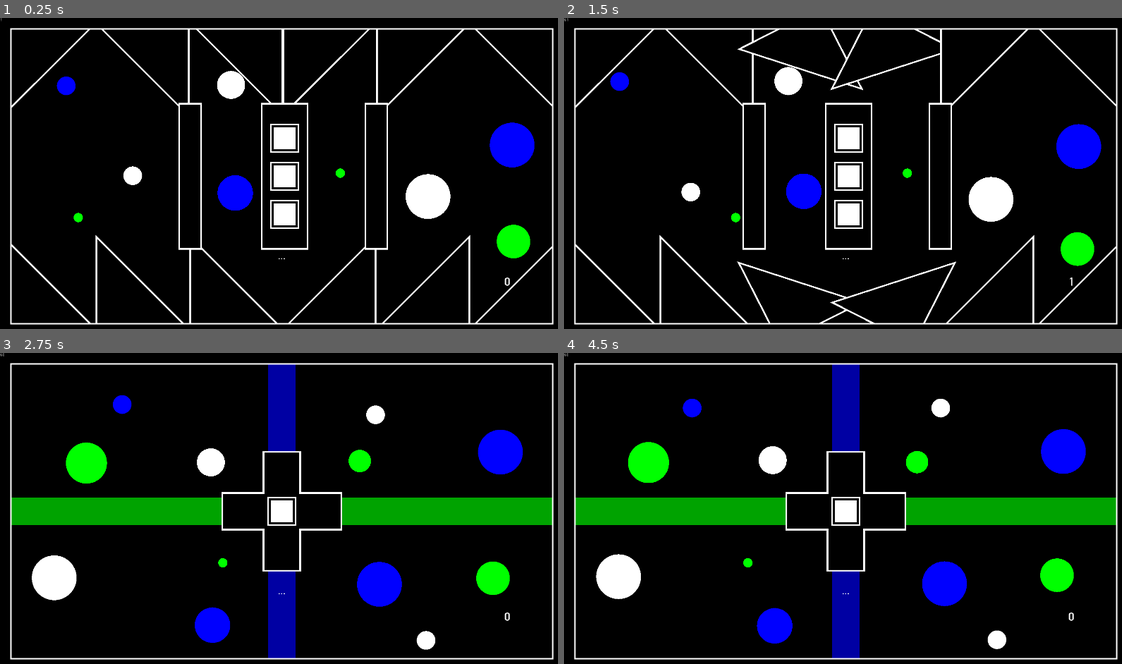
Above: before the commit, frames 1-4 (two rows, left to right).
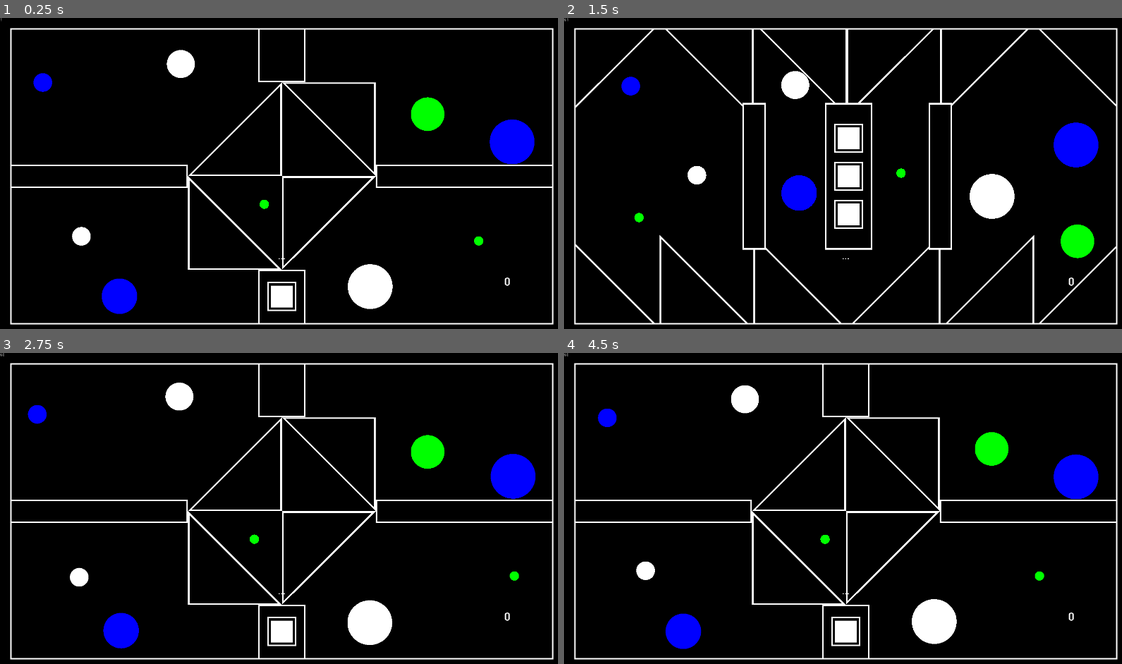
Above: after the commit, the same moments.

Repository: Dark-Gran/Spirit-Circles
Game: Godot game, scene res://src/Main.tscn
Two runs of this game, one before a commit and one after it. Both use one fixed random seed, a clock stepped at 60 frames per second and the inputs below.
Inputs (mouse positions are in pixels of both pictures, inside the frame that each line leads up to):
- Up to frame 1 (0.25 s): no input
- Up to frame 2 (1.5 s): click (848, 176) at 0.52 s; move the mouse to (971, 161) at 1.27 s; hold Right (ui_right) from 1.28 s (still down)
- Up to frame 3 (2.75 s): tap Space (ui_accept) at 1.52, 2.27 s; move the mouse to (167, 527) at 2.02 s; release Right (ui_right) at 2.03 s; hold Left (ui_left) from 2.03 s (still down)
- Up to frame 4 (4.5 s): move the mouse to (904, 443) at 2.77 s; release Left (ui_left) at 2.78 s; hold Right (ui_right) 2.78-4.28 s; move the mouse to (815, 573) at 3.52 s; tap Space (ui_accept) at 3.77 s; move the mouse to (1015, 558) at 4.27 s; hold Left (ui_left) from 4.28 s (still down)

The runs differ from the first frame. In frame 1, 12% of the frame differs, in the area x 2-99%, y 3-99%; in frame 2, 3.5%; in frame 3, 20%; in frame 4, 20%.

Commit message:
level 11 draft (old level 11 now level 12 + rotatable rotation-direction fix + new walls)

Diff:
--- a/src/world/levels/Level_011.gd
+++ b/src/world/levels/Level_011.gd
@@ -1,18 +1,7 @@
 extends Level
 
 func _ready():
-	# Mid
+	$Statics/Button.switchables.append($Statics/Rotatables/RotatableTriangle)
+	$Statics/Button.switchables.append($Statics/Rotatables/RotatableTriangle2)
 	$Statics/Button.switchables.append($Statics/Rotatables/RotatableTriangle3)
 	$Statics/Button.switchables.append($Statics/Rotatables/RotatableTriangle4)
-	$Statics/Button.switchables.append($Statics/Rotatables/RotatableTriangle9)
-	$Statics/Button.switchables.append($Statics/Rotatables/RotatableTriangle10)
-	# Bottom
-	$Statics/Button2.switchables.append($Statics/Rotatables/RotatableTriangle8)
-	$Statics/Button2.switchables.append($Statics/Rotatables/RotatableTriangle9)
-	$Statics/Button2.switchables.append($Statics/Rotatables/RotatableTriangle10)
-	$Statics/Button2.switchables.append($Statics/Rotatables/RotatableTriangle11)
-	# Top
-	$Statics/Button3.switchables.append($Statics/Rotatables/RotatableTriangle2)
-	$Statics/Button3.switchables.append($Statics/Rotatables/RotatableTriangle3)
-	$Statics/Button3.switchables.append($Statics/Rotatables/RotatableTriangle4)
-	$Statics/Button3.switchables.append($Statics/Rotatables/RotatableTriangle5)
--- a/src/world/levels/Level_011.tscn
+++ b/src/world/levels/Level_011.tscn
@@ -2,10 +2,10 @@
 
 [ext_resource path="res://src/world/Circle.tscn" type="PackedScene" id=1]
 [ext_resource path="res://src/world/levels/Level_011.gd" type="Script" id=2]
-[ext_resource path="res://src/world/obstacles/Wall_0.tscn" type="PackedScene" id=3]
+[ext_resource path="res://src/world/obstacles/Wall_1.tscn" type="PackedScene" id=3]
 [ext_resource path="res://src/world/obstacles/Wall_Border.tscn" type="PackedScene" id=4]
 [ext_resource path="res://src/world/obstacles/RotatableTriangle.tscn" type="PackedScene" id=5]
-[ext_resource path="res://src/world/obstacles/Wall_Wide_0.tscn" type="PackedScene" id=6]
+[ext_resource path="res://src/world/obstacles/Wall_Wide_1.tscn" type="PackedScene" id=6]
 [ext_resource path="res://src/world/obstacles/Button.tscn" type="PackedScene" id=7]
 
 [node name="Level" type="Node2D"]
@@ -15,24 +15,24 @@
 [node name="Circles" type="Node2D" parent="."]
 
 [node name="Circle" parent="Circles" instance=ExtResource( 1 )]
-position = Vector2( 235.244, 236.904 )
+position = Vector2( 155.423, 225.576 )
 color_type = 2
 angle = 210
 size = 10.0
 
 [node name="Circle2" parent="Circles" instance=ExtResource( 1 )]
-position = Vector2( 1749.16, 757.654 )
+position = Vector2( 1456.75, 323.274 )
 color_type = 1
 angle = 90
 size = 18.0
 
 [node name="Circle3" parent="Circles" instance=ExtResource( 1 )]
-position = Vector2( 1458.71, 607.135 )
+position = Vector2( 1261.65, 914.379 )
 angle = 110
 size = 24.0
 
 [node name="Circle7" parent="Circles" instance=ExtResource( 1 )]
-position = Vector2( 455.883, 527.63 )
+position = Vector2( 281.087, 734.157 )
 angle = 110
 
 [node name="Circle4" parent="Circles" instance=ExtResource( 1 )]
@@ -42,22 +42,22 @@
 size = 24.0
 
 [node name="Circle5" parent="Circles" instance=ExtResource( 1 )]
-position = Vector2( 840.73, 181.398 )
+position = Vector2( 618.483, 161.194 )
 angle = 240
 size = 15.0
 
 [node name="Circle6" parent="Circles" instance=ExtResource( 1 )]
-position = Vector2( 1097.25, 529.204 )
+position = Vector2( 1568.68, 760.431 )
 color_type = 1
 
 [node name="Circle8" parent="Circles" instance=ExtResource( 1 )]
-position = Vector2( 798.569, 597.776 )
+position = Vector2( 404.116, 950.068 )
 color_type = 2
 angle = -20
 size = 19.0
 
 [node name="Circle9" parent="Circles" instance=ExtResource( 1 )]
-position = Vector2( 204.764, 680.653 )
+position = Vector2( 838.429, 635.189 )
 color_type = 1
 
 [node name="Statics" type="Node2D" parent="."]
@@ -65,74 +65,39 @@
 [node name="Rotatables" type="Node2D" parent="Statics"]
 
 [node name="RotatableTriangle" parent="Statics/Rotatables" instance=ExtResource( 5 )]
-position = Vector2( 168.455, 177.881 )
+position = Vector2( 1120.16, 379.378 )
+rotation = 1.5708
+angles = PoolIntArray( 90, 180, -90, 0 )
 
 [node name="RotatableTriangle2" parent="Statics/Rotatables" instance=ExtResource( 5 )]
-position = Vector2( 485.455, 180 )
-rotation = 1.5708
-angles = PoolIntArray( 0, 90 )
+position = Vector2( 1120.16, 699.378 )
+angles = PoolIntArray( 90, 180, -90, 0 )
 
 [node name="RotatableTriangle3" parent="Statics/Rotatables" instance=ExtResource( 5 )]
-position = Vector2( 804.854, 176.636 )
-rotation = 1.5708
-angles = PoolIntArray( 0, 90 )
+position = Vector2( 800.163, 379.378 )
+rotation = 3.14159
+angles = PoolIntArray( 90, 180, -90, 0 )
 
 [node name="RotatableTriangle4" parent="Statics/Rotatables" instance=ExtResource( 5 )]
-position = Vector2( 1121.85, 176.636 )
-angles = PoolIntArray( 0, 90 )
+position = Vector2( 800.163, 699.378 )
+rotation = -1.5708
+angles = PoolIntArray( 90, 180, -90, 0 )
 
-[node name="RotatableTriangle5" parent="Statics/Rotatables" instance=ExtResource( 5 )]
-position = Vector2( 1441.25, 180 )
-angles = PoolIntArray( 0, 90 )
+[node name="Wall3" parent="Statics" instance=ExtResource( 6 )]
+position = Vector2( 960, 1039 )
 
-[node name="RotatableTriangle6" parent="Statics/Rotatables" instance=ExtResource( 5 )]
-position = Vector2( 1758.25, 180 )
+[node name="Wall4" parent="Statics" instance=ExtResource( 6 )]
+position = Vector2( 960, 39 )
+
+[node name="Wall" parent="Statics" instance=ExtResource( 3 )]
+position = Vector2( 240, 540 )
 rotation = 1.5708
 
-[node name="RotatableTriangle7" parent="Statics/Rotatables" instance=ExtResource( 5 )]
-position = Vector2( 168.455, 900 )
-rotation = 4.71239
-
-[node name="RotatableTriangle8" parent="Statics/Rotatables" instance=ExtResource( 5 )]
-position = Vector2( 485.455, 900 )
-rotation = -1.5708
-angles = PoolIntArray( -90, -180 )
-
-[node name="RotatableTriangle9" parent="Statics/Rotatables" instance=ExtResource( 5 )]
-position = Vector2( 804.854, 900 )
-rotation = -1.5708
-angles = PoolIntArray( -90, -180 )
-
-[node name="RotatableTriangle10" parent="Statics/Rotatables" instance=ExtResource( 5 )]
-position = Vector2( 1121.85, 900 )
-rotation = -3.14159
-angles = PoolIntArray( -90, -180 )
-
-[node name="RotatableTriangle11" parent="Statics/Rotatables" instance=ExtResource( 5 )]
-position = Vector2( 1441.25, 900 )
-rotation = -3.14159
-angles = PoolIntArray( -90, -180 )
-
-[node name="RotatableTriangle12" parent="Statics/Rotatables" instance=ExtResource( 5 )]
-position = Vector2( 1758.25, 900 )
-rotation = 3.14159
+[node name="Wall2" parent="Statics" instance=ExtResource( 3 )]
+position = Vector2( 1680, 540 )
+rotation = 1.5708
 
 [node name="Wall_Border" parent="Statics" instance=ExtResource( 4 )]
 
-[node name="Wall2" parent="Statics" instance=ExtResource( 3 )]
-position = Vector2( 647.5, 540 )
-
-[node name="Wall4" parent="Statics" instance=ExtResource( 3 )]
-position = Vector2( 1282.5, 540 )
-
-[node name="Wall3" parent="Statics" instance=ExtResource( 6 )]
-position = Vector2( 970, 540 )
-
 [node name="Button" parent="Statics" instance=ExtResource( 7 )]
-position = Vector2( 970, 540 )
-
-[node name="Button3" parent="Statics" instance=ExtResource( 7 )]
-position = Vector2( 970, 410 )
-
-[node name="Button2" parent="Statics" instance=ExtResource( 7 )]
-position = Vector2( 970, 670 )
+position = Vector2( 960, 950 )
--- /dev/null
+++ b/src/world/levels/Level_012.gd
@@ -0,0 +1,18 @@
+extends Level
+
+func _ready():
+	# Mid
+	$Statics/Button.switchables.append($Statics/Rotatables/RotatableTriangle3)
+	$Statics/Button.switchables.append($Statics/Rotatables/RotatableTriangle4)
+	$Statics/Button.switchables.append($Statics/Rotatables/RotatableTriangle9)
+	$Statics/Button.switchables.append($Statics/Rotatables/RotatableTriangle10)
+	# Bottom
+	$Statics/Button2.switchables.append($Statics/Rotatables/RotatableTriangle8)
+	$Statics/Button2.switchables.append($Statics/Rotatables/RotatableTriangle9)
+	$Statics/Button2.switchables.append($Statics/Rotatables/RotatableTriangle10)
+	$Statics/Button2.switchables.append($Statics/Rotatables/RotatableTriangle11)
+	# Top
+	$Statics/Button3.switchables.append($Statics/Rotatables/RotatableTriangle2)
+	$Statics/Button3.switchables.append($Statics/Rotatables/RotatableTriangle3)
+	$Statics/Button3.switchables.append($Statics/Rotatables/RotatableTriangle4)
+	$Statics/Button3.switchables.append($Statics/Rotatables/RotatableTriangle5)
--- /dev/null
+++ b/src/world/levels/Level_012.tscn
@@ -0,0 +1,138 @@
+[gd_scene load_steps=8 format=2]
+
+[ext_resource path="res://src/world/Circle.tscn" type="PackedScene" id=1]
+[ext_resource path="res://src/world/levels/Level_012.gd" type="Script" id=2]
+[ext_resource path="res://src/world/obstacles/Wall_0.tscn" type="PackedScene" id=3]
+[ext_resource path="res://src/world/obstacles/Wall_Border.tscn" type="PackedScene" id=4]
+[ext_resource path="res://src/world/obstacles/RotatableTriangle.tscn" type="PackedScene" id=5]
+[ext_resource path="res://src/world/obstacles/Wall_Wide_0.tscn" type="PackedScene" id=6]
+[ext_resource path="res://src/world/obstacles/Button.tscn" type="PackedScene" id=7]
+
+[node name="Level" type="Node2D"]
+show_behind_parent = true
+script = ExtResource( 2 )
+
+[node name="Circles" type="Node2D" parent="."]
+
+[node name="Circle" parent="Circles" instance=ExtResource( 1 )]
+position = Vector2( 235.244, 236.904 )
+color_type = 2
+angle = 210
+size = 10.0
+
+[node name="Circle2" parent="Circles" instance=ExtResource( 1 )]
+position = Vector2( 1749.16, 757.654 )
+color_type = 1
+angle = 90
+size = 18.0
+
+[node name="Circle3" parent="Circles" instance=ExtResource( 1 )]
+position = Vector2( 1458.71, 607.135 )
+angle = 110
+size = 24.0
+
+[node name="Circle7" parent="Circles" instance=ExtResource( 1 )]
+position = Vector2( 455.883, 527.63 )
+angle = 110
+
+[node name="Circle4" parent="Circles" instance=ExtResource( 1 )]
+position = Vector2( 1742.88, 432.381 )
+color_type = 2
+angle = 30
+size = 24.0
+
+[node name="Circle5" parent="Circles" instance=ExtResource( 1 )]
+position = Vector2( 840.73, 181.398 )
+angle = 240
+size = 15.0
+
+[node name="Circle6" parent="Circles" instance=ExtResource( 1 )]
+position = Vector2( 1097.25, 529.204 )
+color_type = 1
+
+[node name="Circle8" parent="Circles" instance=ExtResource( 1 )]
+position = Vector2( 798.569, 597.776 )
+color_type = 2
+angle = -20
+size = 19.0
+
+[node name="Circle9" parent="Circles" instance=ExtResource( 1 )]
+position = Vector2( 204.764, 680.653 )
+color_type = 1
+
+[node name="Statics" type="Node2D" parent="."]
+
+[node name="Rotatables" type="Node2D" parent="Statics"]
+
+[node name="RotatableTriangle" parent="Statics/Rotatables" instance=ExtResource( 5 )]
+position = Vector2( 168.455, 177.881 )
+
+[node name="RotatableTriangle2" parent="Statics/Rotatables" instance=ExtResource( 5 )]
+position = Vector2( 485.455, 180 )
+rotation = 1.5708
+angles = PoolIntArray( 0, 90 )
+
+[node name="RotatableTriangle3" parent="Statics/Rotatables" instance=ExtResource( 5 )]
+position = Vector2( 804.854, 176.636 )
+rotation = 1.5708
+angles = PoolIntArray( 0, 90 )
+
+[node name="RotatableTriangle4" parent="Statics/Rotatables" instance=ExtResource( 5 )]
+position = Vector2( 1121.85, 176.636 )
+angles = PoolIntArray( 0, 90 )
+
+[node name="RotatableTriangle5" parent="Statics/Rotatables" instance=ExtResource( 5 )]
+position = Vector2( 1441.25, 180 )
+angles = PoolIntArray( 0, 90 )
+
+[node name="RotatableTriangle6" parent="Statics/Rotatables" instance=ExtResource( 5 )]
+position = Vector2( 1758.25, 180 )
+rotation = 1.5708
+
+[node name="RotatableTriangle7" parent="Statics/Rotatables" instance=ExtResource( 5 )]
+position = Vector2( 168.455, 900 )
+rotation = 4.71239
+
+[node name="RotatableTriangle8" parent="Statics/Rotatables" instance=ExtResource( 5 )]
+position = Vector2( 485.455, 900 )
+rotation = -1.5708
+angles = PoolIntArray( -90, -180 )
+
+[node name="RotatableTriangle9" parent="Statics/Rotatables" instance=ExtResource( 5 )]
+position = Vector2( 804.854, 900 )
+rotation = -1.5708
+angles = PoolIntArray( -90, -180 )
+
+[node name="RotatableTriangle10" parent="Statics/Rotatables" instance=ExtResource( 5 )]
+position = Vector2( 1121.85, 900 )
+rotation = -3.14159
+angles = PoolIntArray( -90, -180 )
+
+[node name="RotatableTriangle11" parent="Statics/Rotatables" instance=ExtResource( 5 )]
+position = Vector2( 1441.25, 900 )
+rotation = -3.14159
+angles = PoolIntArray( -90, -180 )
+
+[node name="RotatableTriangle12" parent="Statics/Rotatables" instance=ExtResource( 5 )]
+position = Vector2( 1758.25, 900 )
+rotation = 3.14159
+
+[node name="Wall_Border" parent="Statics" instance=ExtResource( 4 )]
+
+[node name="Wall2" parent="Statics" instance=ExtResource( 3 )]
+position = Vector2( 647.5, 540 )
+
+[node name="Wall4" parent="Statics" instance=ExtResource( 3 )]
+position = Vector2( 1282.5, 540 )
+
+[node name="Wall3" parent="Statics" instance=ExtResource( 6 )]
+position = Vector2( 970, 540 )
+
+[node name="Button" parent="Statics" instance=ExtResource( 7 )]
+position = Vector2( 970, 540 )
+
+[node name="Button3" parent="Statics" instance=ExtResource( 7 )]
+position = Vector2( 970, 410 )
+
+[node name="Button2" parent="Statics" instance=ExtResource( 7 )]
+position = Vector2( 970, 670 )
--- a/src/world/obstacles/Rotatable.gd
+++ b/src/world/obstacles/Rotatable.gd
@@ -19,7 +19,7 @@
 			rotation = deg2rad(round(current_state))
 		else:
 			var rot = ROT_SPEED * delta
-			if current_state > upcoming_state:
+			if current_state > upcoming_state && upcoming_state >= 0:
 				rot *= -1
 			rotate(deg2rad(rot))
 			current_state = rad2deg(transform.get_rotation())
--- /dev/null
+++ b/src/world/obstacles/Wall_3.tscn
@@ -0,0 +1,23 @@
+[gd_scene load_steps=3 format=2]
+
+[sub_resource type="CubeMesh" id=1]
+size = Vector3( 20, 20, 2 )
+
+[sub_resource type="RectangleShape2D" id=2]
+
+[node name="Wall" type="KinematicBody2D"]
+collision_layer = 5
+collision_mask = 0
+
+[node name="MeshInstance2D" type="MeshInstance2D" parent="."]
+scale = Vector2( 4, 60 )
+mesh = SubResource( 1 )
+
+[node name="MeshInstance2D2" type="MeshInstance2D" parent="."]
+modulate = Color( 0, 0, 0, 1 )
+scale = Vector2( 3.5, 59.5 )
+mesh = SubResource( 1 )
+
+[node name="CollisionShape2D" type="CollisionShape2D" parent="."]
+scale = Vector2( 4, 60 )
+shape = SubResource( 2 )
--- /dev/null
+++ b/src/world/obstacles/Wall_Wide_1.tscn
@@ -0,0 +1,23 @@
+[gd_scene load_steps=3 format=2]
+
+[sub_resource type="CubeMesh" id=1]
+size = Vector3( 20, 20, 2 )
+
+[sub_resource type="RectangleShape2D" id=2]
+
+[node name="Wall" type="KinematicBody2D"]
+collision_layer = 5
+collision_mask = 0
+
+[node name="MeshInstance2D" type="MeshInstance2D" parent="."]
+scale = Vector2( 8, 18 )
+mesh = SubResource( 1 )
+
+[node name="MeshInstance2D2" type="MeshInstance2D" parent="."]
+modulate = Color( 0, 0, 0, 1 )
+scale = Vector2( 7.5, 17.5 )
+mesh = SubResource( 1 )
+
+[node name="CollisionShape2D" type="CollisionShape2D" parent="."]
+scale = Vector2( 8, 18 )
+shape = SubResource( 2 )
